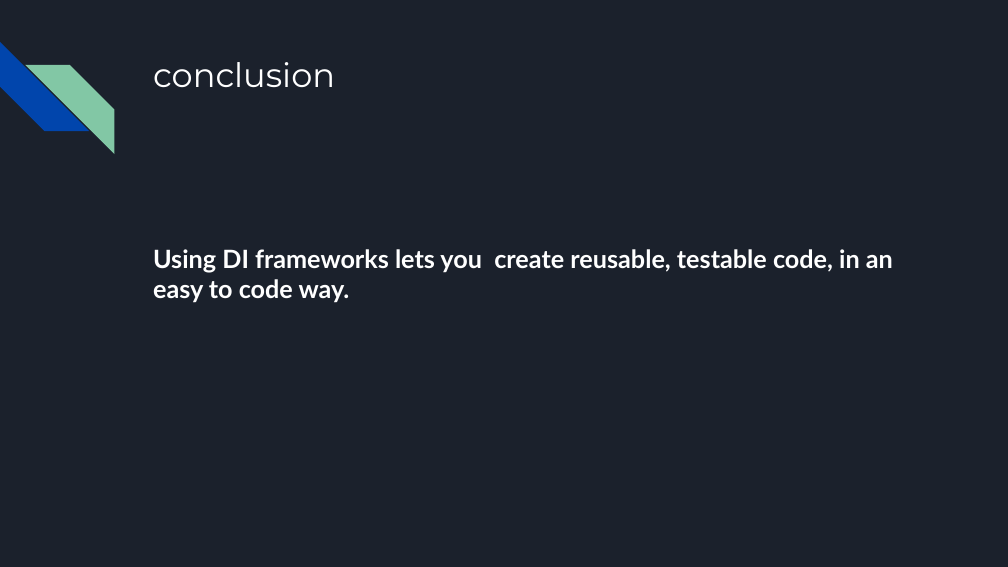
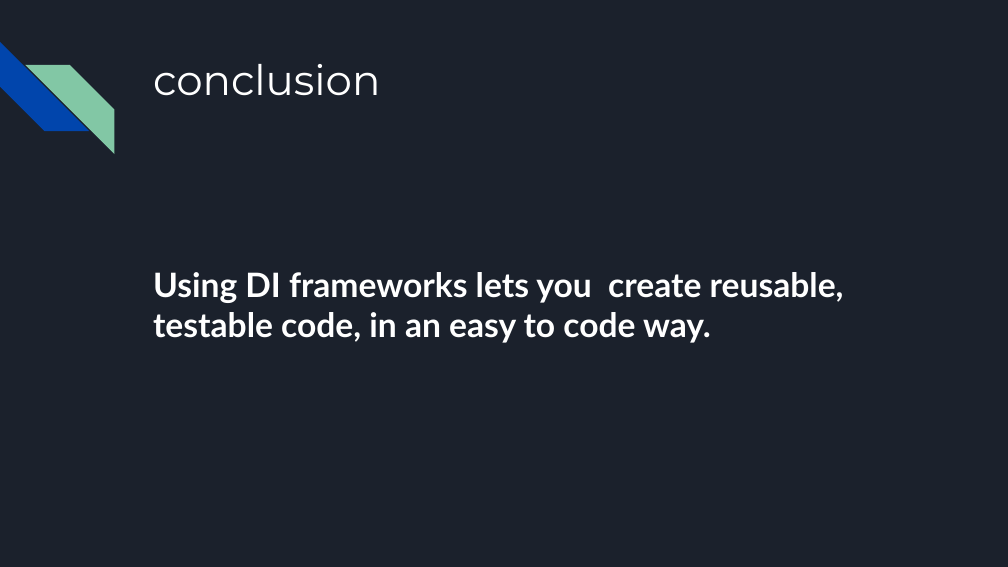
Before and after one commit to omrizloof/design-patterns, a slide deck: slide 14 of Dependency Injection.pptx. Drawn at 1008x567 pixels with LibreOffice and Linux fonts; fonts in the diff are those of the drawing. Boxes give left, top, right and bottom in pixels: in the first picture for what was removed or moved away, otherwise in the second. Text is boxed around its words. In the diff, an @@ line names an element or a change of style, - is before the commit and + after.

```diff
--- a/Dependency Injection.pptx
+++ b/Dependency Injection.pptx
@@ title "conclusion" at box(153, 64, 380, 96): size 24 to 30 pt @@
@@ text "Using DI frameworks lets you ..." at box(153, 272, 844, 343): size 18 to 24 pt @@
```
Also in this commit, not shown: 8 other slides changed.
